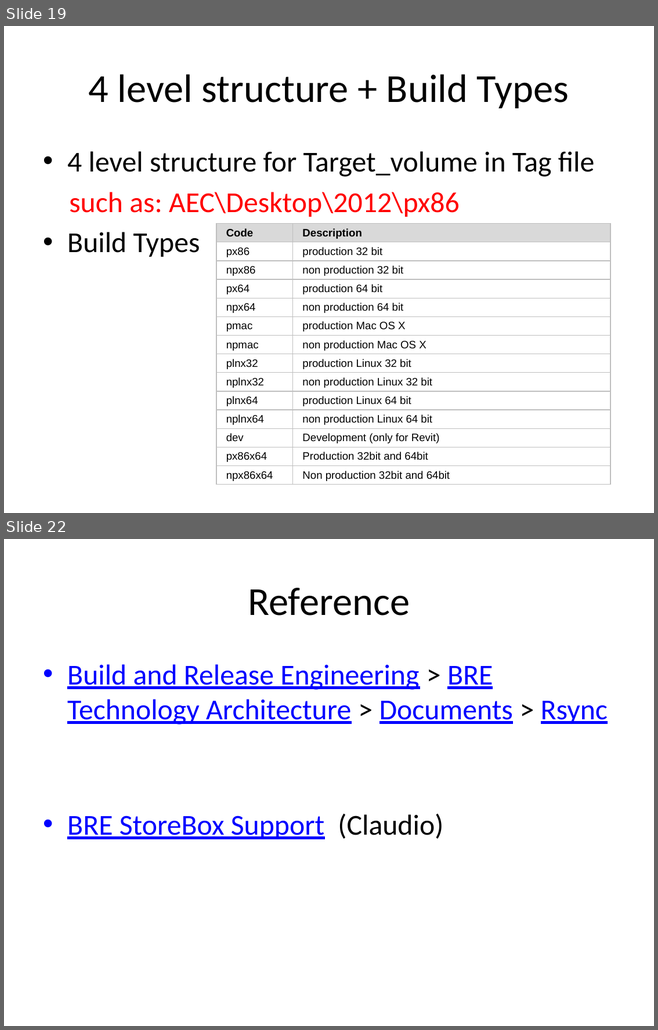
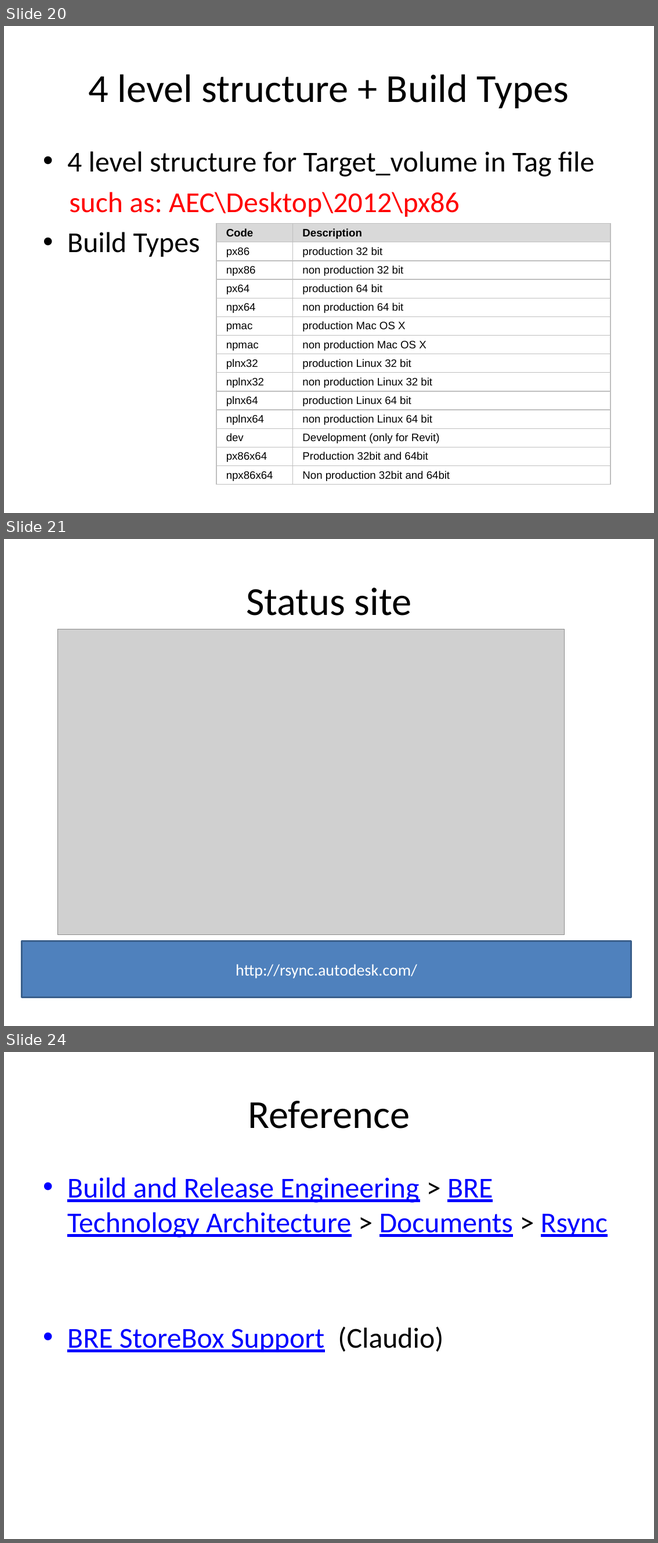
Before and after one commit to conail/buildrelease, a slide deck: Trunk/bredoc/StoreBox-central_storage_and_quick_posting.pptx. Shown one above the other, each under a label of ours: slides 19 and 22 before the commit, slides 20, 21 and 24 after it; the slides between them are not shown. The pictures are 658x1030 and 658x1543 pixels, drawn with LibreOffice and Linux fonts; fonts in the diff are those of the drawing; grey boxes stand for pictures. Boxes give left, top, right and bottom in pixels: in the first picture for what was removed or moved away, otherwise in the second. Text is boxed around its words. In the diff, an @@ line names an element or a change of style, - is before the commit and + after.

```diff
--- a/Trunk/bredoc/StoreBox-central_storage_and_quick_posting.pptx
+++ b/Trunk/bredoc/StoreBox-central_storage_and_quick_posting.pptx
@@ slide 21 added at bbox=[4, 539, 654, 1026], background #FFFFFF @@
@@ title added at bbox=[246, 588, 412, 616], 44 pt, text #000000 @@
+Status site
@@ picture added at bbox=[58, 629, 565, 935] @@
@@ rectangle added at bbox=[22, 941, 631, 998], fill #4F81BD, outline #3A5F8C 2 pt, 18 pt, text #FFFFFF @@
+http://rsync.autodesk.com/
@@ what was slide 19 is now slide 20 @@
@@ what was slide 22 is now slide 24 @@
```
Also in this commit, not shown: 5 slides changed, 2 other slides added, 1 slide removed, 9 other files.
